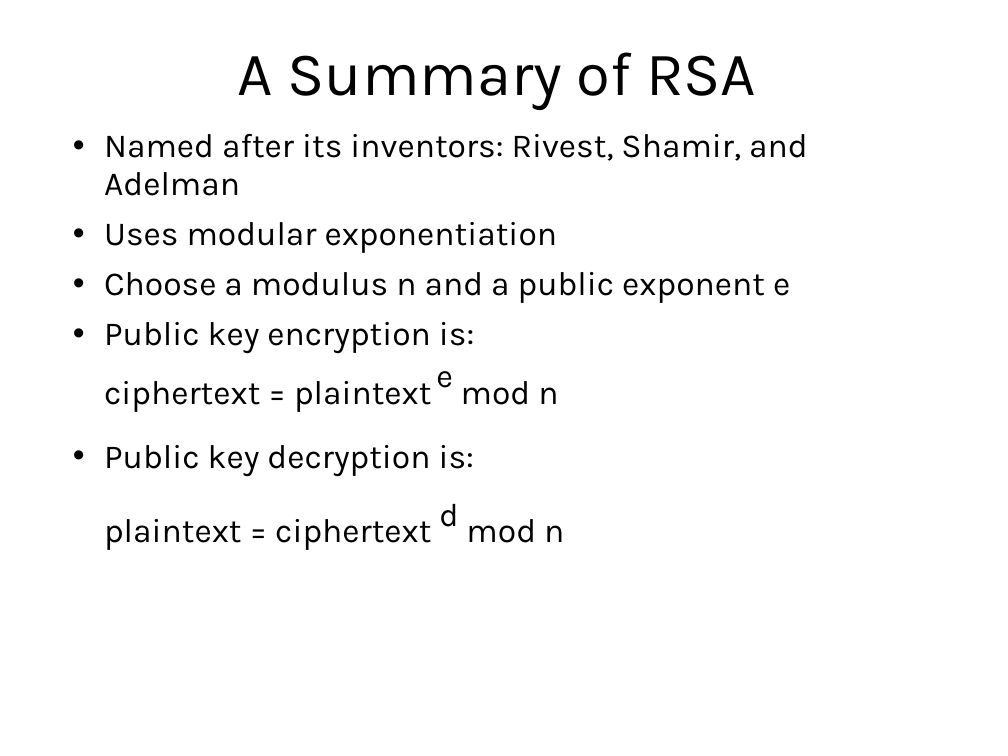
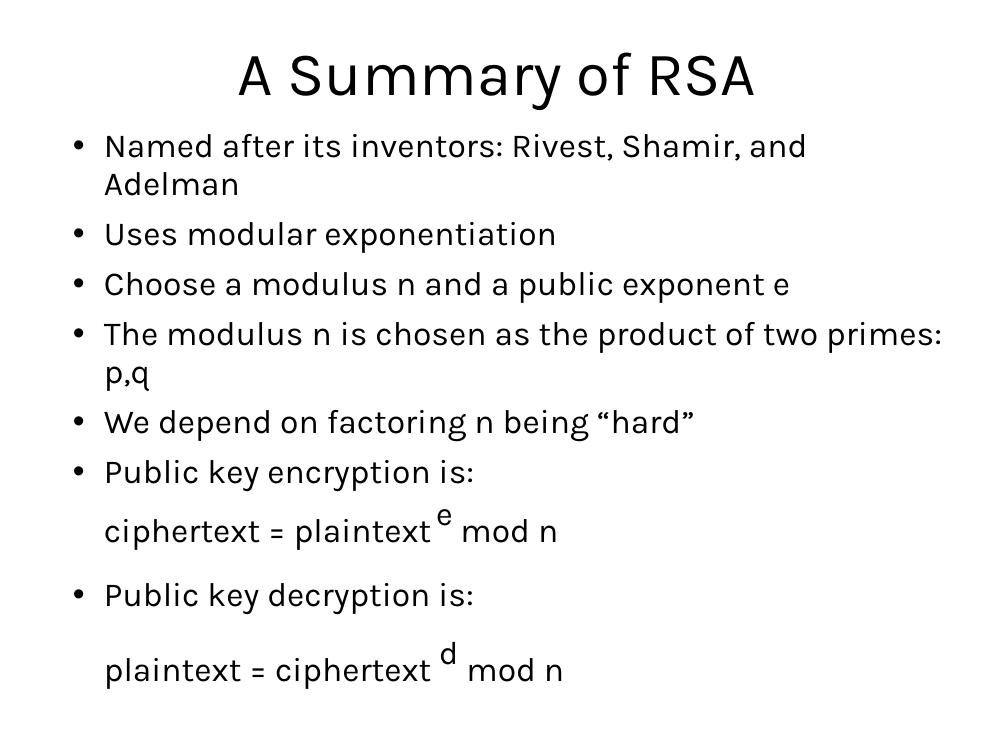
Before and after one commit to sftcd/cs7053, a slide deck: slide 114 of 2016lectures/03-crypto.ppt (slide 111 before the commit). Drawn at 1008x756 pixels with LibreOffice and Linux fonts; fonts in the diff are those of the drawing. Boxes give left, top, right and bottom in pixels: in the first picture for what was removed or moved away, otherwise in the second. Text is boxed around its words. In the diff, an @@ line names an element or a change of style, - is before the commit and + after.

```diff
--- a/2016lectures/03-crypto.ppt
+++ b/2016lectures/03-crypto.ppt
@@ text at box(104, 322, 942, 442): paragraphs added @@
+• The modulus n is chosen as the product of two primes: p,q
+• We depend on factoring n being “hard”
```
Also in this commit, not shown: 81 other slides changed, 3 slides added, 1 other file.
